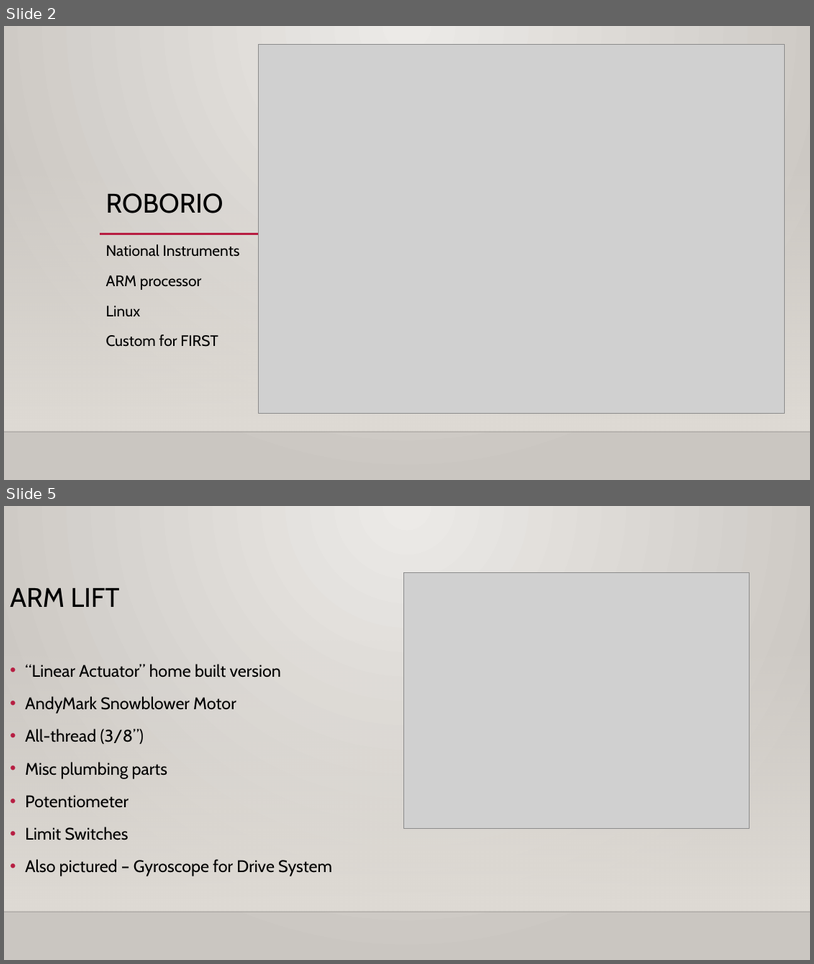
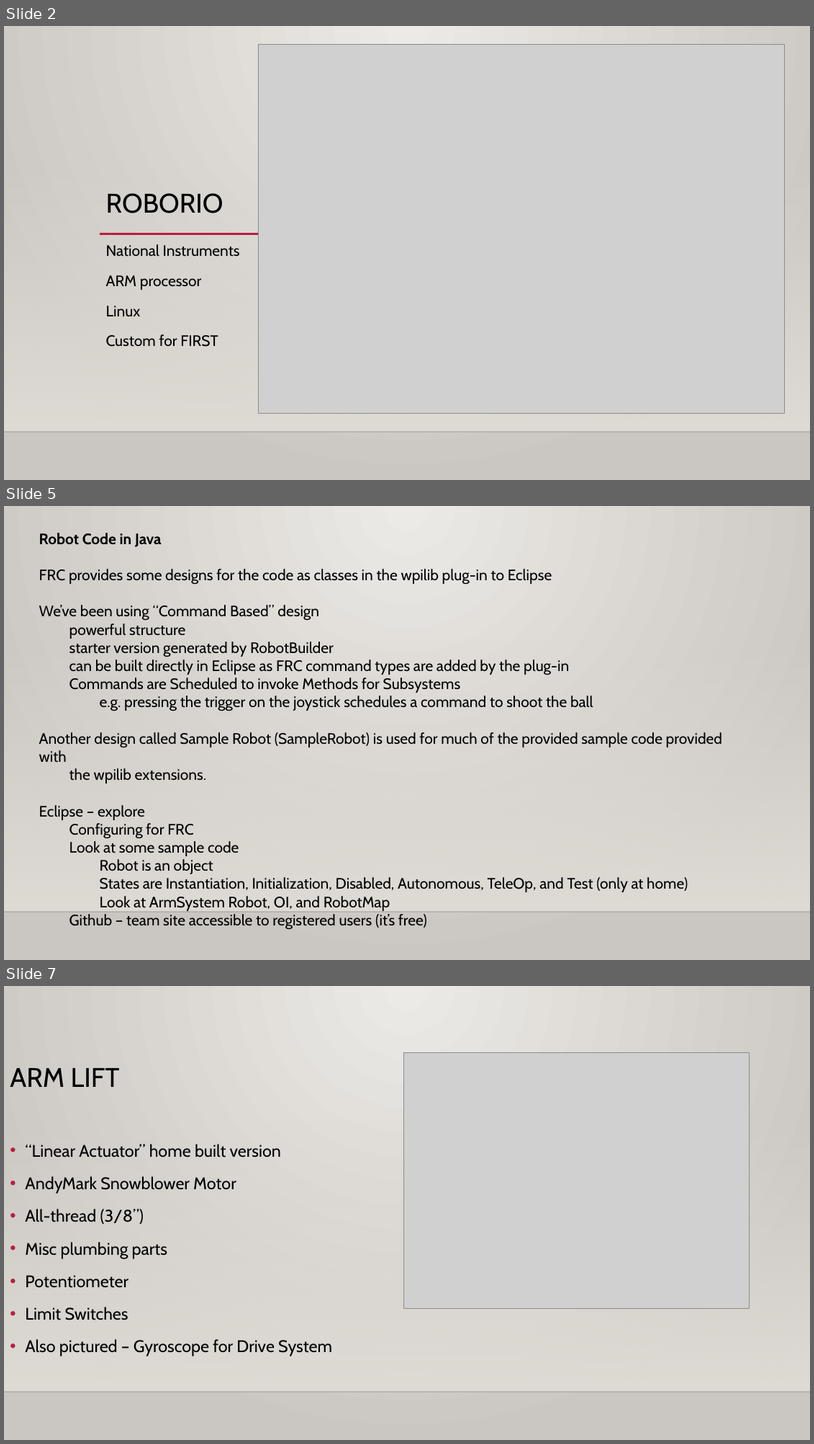
Before and after one commit to 4662FRCRobotics/Training, a slide deck: FRC 4662 Programming Intro.pptx. Shown one above the other, each under a label of ours: slides 2 and 5 before the commit, slides 2, 5 and 7 after it; the slides between them are not shown. The pictures are 814x964 and 814x1444 pixels, drawn with LibreOffice and Linux fonts; fonts in the diff are those of the drawing; grey boxes stand for pictures; background and template pictures are left out. Boxes give left, top, right and bottom in pixels: in the first picture for what was removed or moved away, otherwise in the second. Text is boxed around its words. In the diff, an @@ line names an element or a change of style, - is before the commit and + after.

```diff
--- a/FRC 4662 Programming Intro.pptx
+++ b/FRC 4662 Programming Intro.pptx
@@ slide 5 added at (4, 506, 810, 960), background gradient #ECEAE7 to #CAC7C1; not listed: 2 template elements that a slide beside it also shows @@
@@ text added at (39, 533, 723, 929), 18 pt, text #000000 @@
+Robot Code in Java
+FRC provides some designs for the code as classes in the wpilib plug-in to Eclipse
+We’ve been using “Command Based” design
+powerful structure
+starter version generated by RobotBuilder
+can be built directly in Eclipse as FRC command types are added by the plug-in
+Commands are Scheduled to invoke Methods for Subsystems
+e.g. pressing the trigger on the joystick schedules a command to shoot the ball
+Another design called Sample Robot (SampleRobot) is used for much of the provided sample code provided with
+the wpilib extensions.
+Eclipse – explore
+Configuring for FRC
+Look at some sample code
+Robot is an object
+States are Instantiation, Initialization, Disabled, Autonomous, TeleOp, and Test (only at home)
+Look at ArmSystem Robot, OI, and RobotMap
+Github – team site accessible to registered users (it’s free)
@@ what was slide 5 is now slide 7 @@
```
Also in this commit, not shown: 4 slides changed, 1 other slide added.
